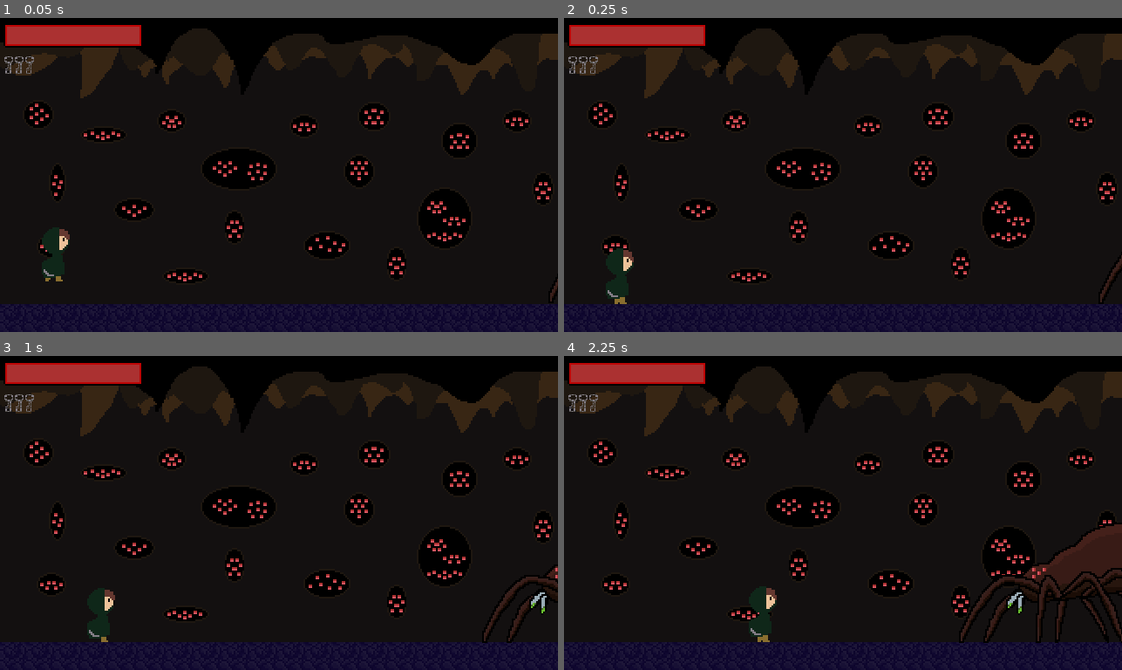
Above: before the commit, frames 1-4 (two rows, left to right).
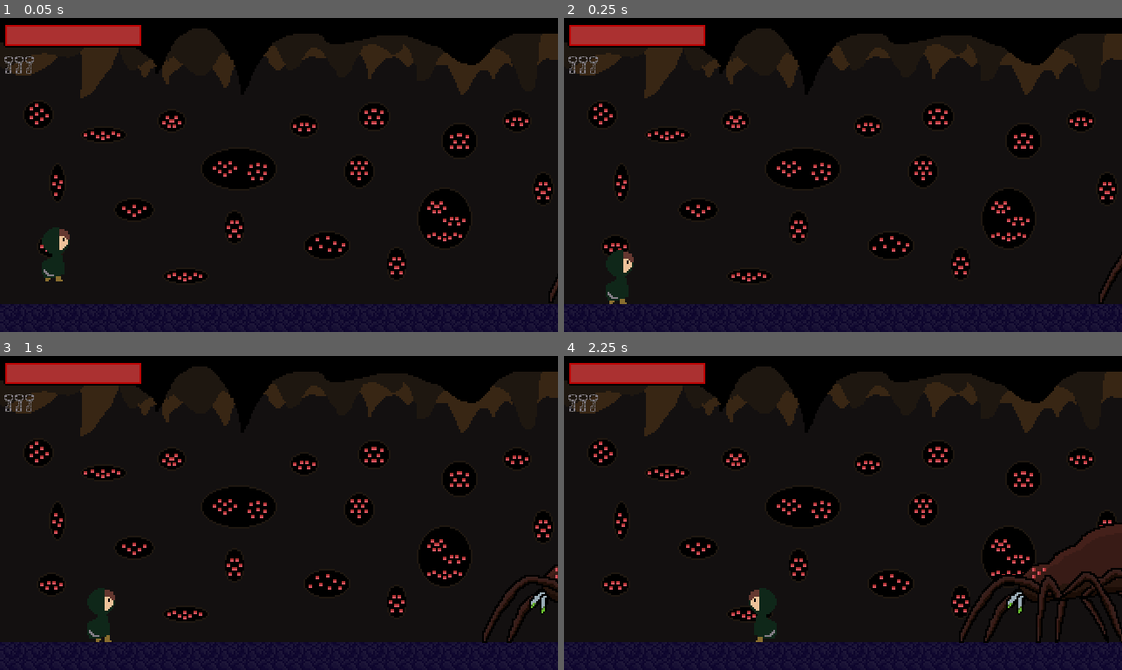
Above: after the commit, the same moments.

Repository: AidanMGalvez/Capstone
Game: Godot game, scene res://UnderGroundWorld/SpiderBossP2.tscn
Two runs of this game, one before a commit and one after it. Both use one fixed random seed, a clock stepped at 60 frames per second and the inputs below. This scene is started directly instead of the project's main scene.
Inputs:
- Up to frame 1 (0.05 s): no input
- Up to frame 2 (0.25 s): no input
- Up to frame 3 (1 s): tap Enter (ui_accept) at 0.5, 0.77 s; hold Right (ui_right) from 0.53 s (still down)
- Up to frame 4 (2.25 s): tap Enter (ui_accept) at 1.52 s; release Right (ui_right) at 2.03 s; hold Left (ui_left) from 2.03 s (still down)

Frame 1 is identical in both runs. In frame 2, less than 0.1% of the frame differs, in the area x 7-13%, y 73-92%; in frame 3, less than 0.1%; in frame 4, 0.3%, in the area x 33-39%, y 73-92%.

Commit message:
Add files via upload

Diff:
--- a/Player/player.gd
+++ b/Player/player.gd
@@ -12,6 +12,8 @@
 var fast_fall = false
 var velocity = Vector2.ZERO
 var movement_enabled = true
+var isButtonHeldright = false
+var isButtonHeldleft = false
 
 func _physics_process(_delta):
 	if movement_enabled:
@@ -21,6 +23,22 @@
 	velocity.y += GRAVITY
 	var input = Vector2.ZERO
 	input.x = Input.get_action_strength("ui_right") - Input.get_action_strength("ui_left")
+
+	if Input.is_action_pressed("ui_right"):
+		isButtonHeldright = true
+		$AnimationPlayer.play("RunRight")
+	else:
+		if isButtonHeldright:
+			$AnimationPlayer.play("IdleRight")
+		isButtonHeldright = false
+
+	if Input.is_action_pressed("ui_left"):
+		isButtonHeldleft = true
+		$AnimationPlayer.play("RunLeft")
+	else:
+		if isButtonHeldleft:
+			$AnimationPlayer.play("IdleLeft")
+		isButtonHeldleft = false
 
 	if input.x == 0:
 		apply_friction()
--- a/Player/player.tscn
+++ b/Player/player.tscn
@@ -1,6 +1,6 @@
 [gd_scene load_steps=17 format=2]
 
-[ext_resource path="res://Player/walkingright.png" type="Texture" id=1]
+[ext_resource path="res://Player/Walkinganimation.png" type="Texture" id=1]
 [ext_resource path="res://Player/player.gd" type="Script" id=2]
 [ext_resource path="res://UI/Camera2D.gd" type="Script" id=3]
 [ext_resource path="res://Hurtbox.tscn" type="PackedScene" id=4]
@@ -22,7 +22,7 @@
 "times": PoolRealArray( 0 ),
 "transitions": PoolRealArray( 1 ),
 "update": 1,
-"values": [ 4 ]
+"values": [ 9 ]
 }
 
 [sub_resource type="Animation" id=5]
@@ -70,7 +70,7 @@
 "times": PoolRealArray( 0, 0.2, 0.4, 0.6, 0.8 ),
 "transitions": PoolRealArray( 1, 1, 1, 1, 1 ),
 "update": 1,
-"values": [ 0, 1, 2, 3, 4 ]
+"values": [ 9, 8, 7, 6, 5 ]
 }
 
 [sub_resource type="Animation" id=3]
@@ -86,7 +86,7 @@
 "times": PoolRealArray( 0, 0.2, 0.4, 0.6, 0.8 ),
 "transitions": PoolRealArray( 1, 1, 1, 1, 1 ),
 "update": 1,
-"values": [ 0, 1, 2, 3, 4 ]
+"values": [ 4, 3, 2, 1, 0 ]
 }
 
 [sub_resource type="Animation" id=7]
@@ -186,11 +186,9 @@
 [node name="Sprite" type="Sprite" parent="."]
 position = Vector2( -3, -30 )
 texture = ExtResource( 1 )
-hframes = 4
-vframes = 2
+hframes = 10
 
 [node name="AnimationPlayer" type="AnimationPlayer" parent="."]
-autoplay = "RunRight"
 anims/IdleLeft = SubResource( 6 )
 anims/IdleRight = SubResource( 5 )
 anims/RESET = SubResource( 2 )
--- a/UnderGroundWorld/BigRock.gd
+++ b/UnderGroundWorld/BigRock.gd
@@ -14,7 +14,10 @@
 	move_and_slide(velocity)
 
 func _on_FloorDetector_area_entered(_area):
+	$AnimationPlayer.play("RockExplosion")
+	yield(get_tree().create_timer(.3), "timeout")
 	queue_free()
+
 
 func _input(event):
 	if event.is_action_pressed("Inventory"):
--- a/UnderGroundWorld/BigRock.tscn
+++ b/UnderGroundWorld/BigRock.tscn
@@ -1,8 +1,8 @@
-[gd_scene load_steps=7 format=2]
+[gd_scene load_steps=9 format=2]
 
-[ext_resource path="res://UnderGroundWorld/BigRock.png" type="Texture" id=1]
 [ext_resource path="res://Hitbox.tscn" type="PackedScene" id=2]
 [ext_resource path="res://UnderGroundWorld/BigRock.gd" type="Script" id=3]
+[ext_resource path="res://UnderGroundWorld/RockExplosion.png" type="Texture" id=4]
 
 [sub_resource type="CircleShape2D" id=2]
 radius = 29.1204
@@ -14,6 +14,26 @@
 [sub_resource type="CircleShape2D" id=4]
 radius = 24.0208
 
+[sub_resource type="Animation" id=5]
+length = 0.001
+
+[sub_resource type="Animation" id=6]
+resource_name = "RockExplosion"
+length = 0.35
+loop = true
+tracks/0/type = "value"
+tracks/0/path = NodePath("KinematicBody2D/Sprite:frame")
+tracks/0/interp = 1
+tracks/0/loop_wrap = true
+tracks/0/imported = false
+tracks/0/enabled = true
+tracks/0/keys = {
+"times": PoolRealArray( 0, 0.1, 0.2, 0.3 ),
+"transitions": PoolRealArray( 1, 1, 1, 1 ),
+"update": 1,
+"values": [ 0, 1, 2, 3 ]
+}
+
 [node name="RockContainer" type="Node2D"]
 
 [node name="KinematicBody2D" type="KinematicBody2D" parent="."]
@@ -22,7 +42,8 @@
 script = ExtResource( 3 )
 
 [node name="Sprite" type="Sprite" parent="KinematicBody2D"]
-texture = ExtResource( 1 )
+texture = ExtResource( 4 )
+hframes = 4
 
 [node name="Hitbox" parent="KinematicBody2D" instance=ExtResource( 2 )]
 position = Vector2( 17, 33 )
@@ -47,6 +68,11 @@
 position = Vector2( 0, 2 )
 shape = SubResource( 4 )
 
+[node name="AnimationPlayer" type="AnimationPlayer" parent="KinematicBody2D"]
+root_node = NodePath("../..")
+anims/RESET = SubResource( 5 )
+anims/RockExplosion = SubResource( 6 )
+
 [connection signal="area_entered" from="KinematicBody2D/FloorDetector" to="KinematicBody2D" method="_on_FloorDetector_area_entered"]
 
 [editable path="KinematicBody2D/Hitbox"]
Binary file added: Player/Walkinganimation.png
Not shown, added: Player/Walkinganimation.png.import
Binary file added: UnderGroundWorld/RockExplosion.png
Not shown, added: UnderGroundWorld/RockExplosion.png.import
